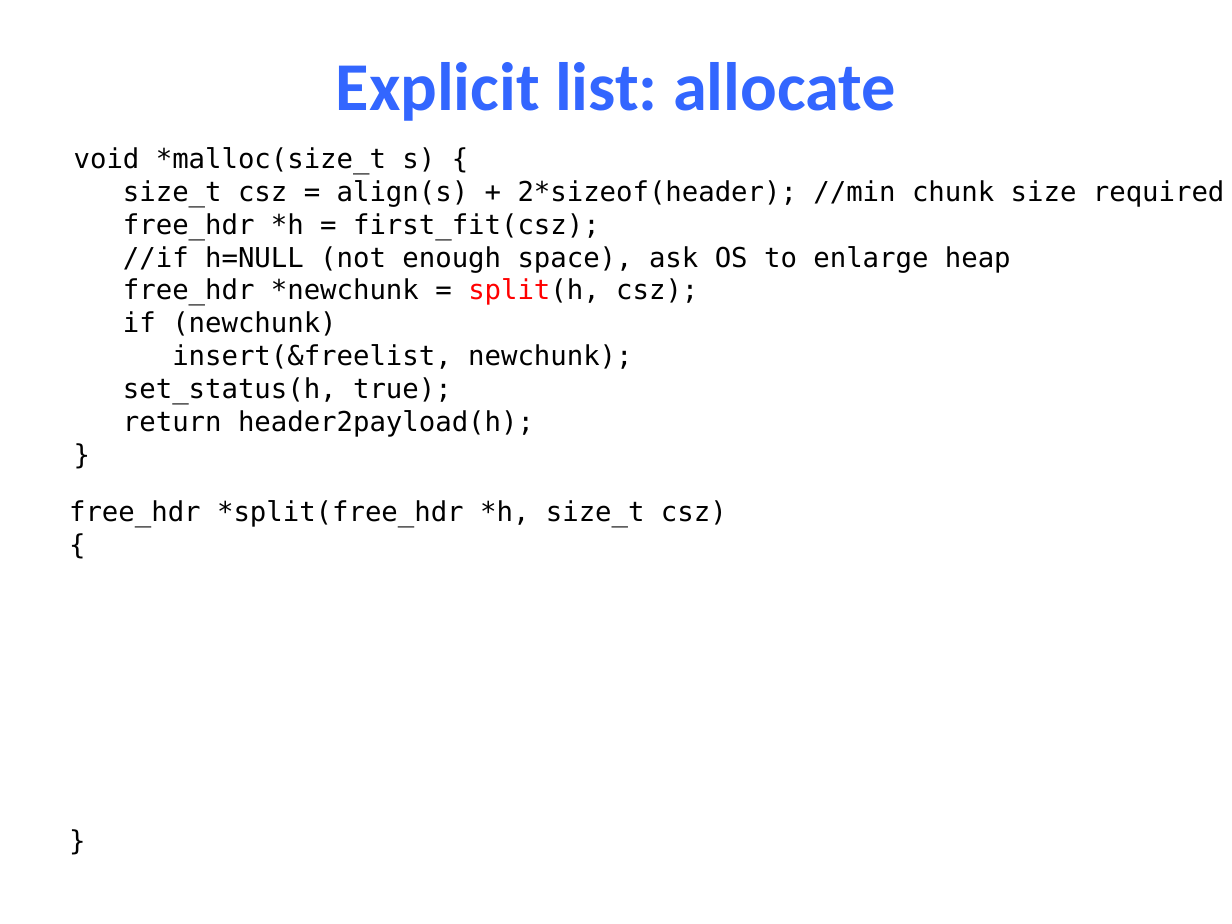
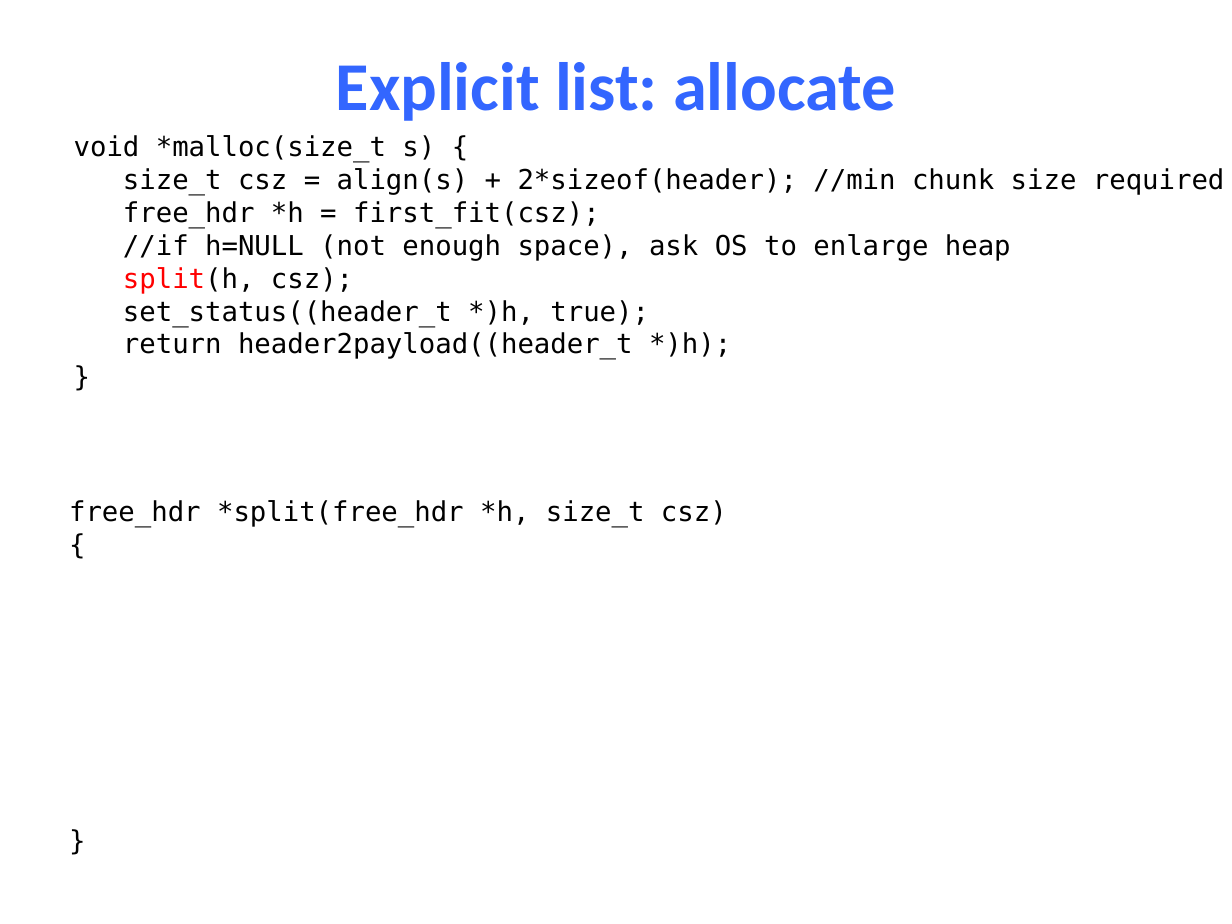
Before and after one commit to NYU-CSO/nyu-cso.github.io, a slide deck: slide 65 of notes/14-Dynamic_Allocator.pptx. Drawn at 1232x924 pixels with LibreOffice and Linux fonts; fonts in the diff are those of the drawing. Boxes give left, top, right and bottom in pixels: in the first picture for what was removed or moved away, otherwise in the second. Text is boxed around its words. In the diff, an @@ line names an element or a change of style, - is before the commit and + after.

```diff
--- a/notes/14-Dynamic_Allocator.pptx
+++ b/notes/14-Dynamic_Allocator.pptx
@@ text "void *malloc(size_t s) {": place and size @@
-text "void *malloc(size_t s) {" at (74, 147, 1225, 437)
+text "void *malloc(size_t s) {" at (74, 135, 1225, 359)
@@ text at (123, 267, 731, 359): text changed @@
-free_hdr *newchunk = split(h, csz);
-if (newchunk)
-insert(&freelist, newchunk);
-set_status(h, true);
-return header2payload(h);
+split(h, csz);
+set_status((header_t *)h, true);
+return header2payload((header_t *)h);
```
Also in this commit, not shown: 7 other slides changed, 1 other file.
